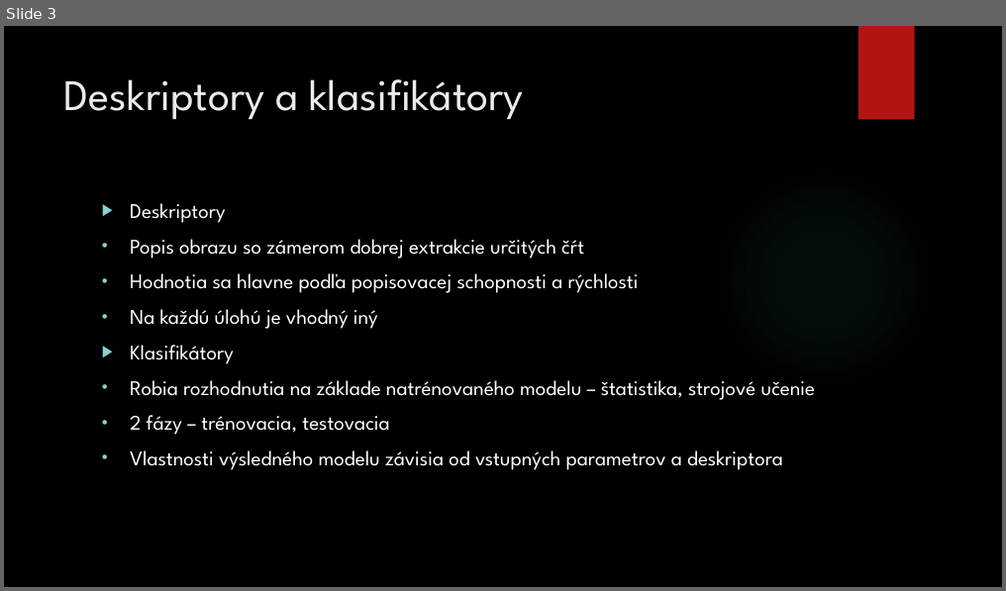
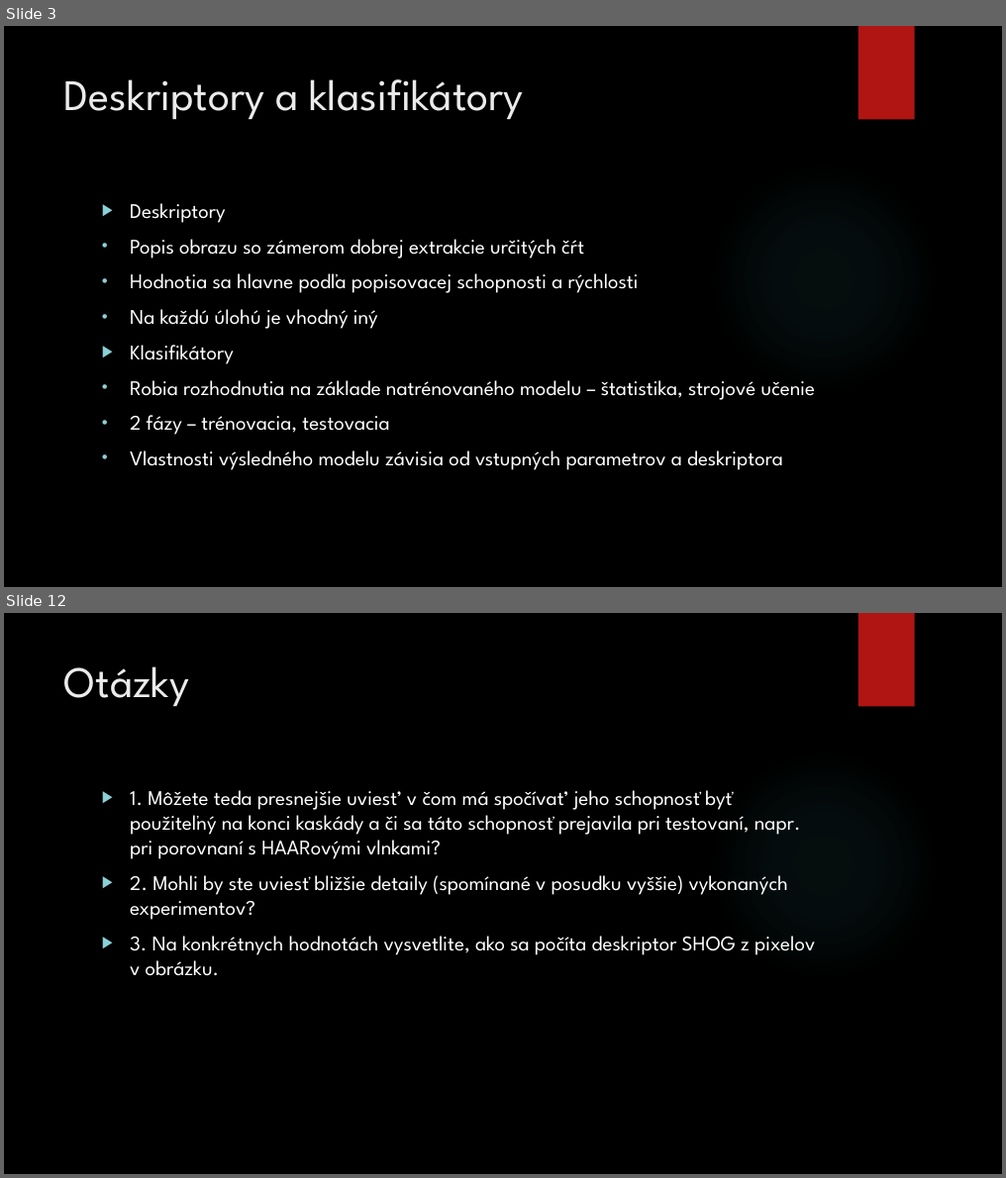
Before and after one commit to killerwife/IngProjekt, a slide deck: Diplomova Praca/PrezentaciaStatnice.pptx. Shown one above the other, each under a label of ours: slide 3 before the commit, slides 3 and 12 after it; the slides between them are not shown. The pictures are 1006x591 and 1006x1178 pixels, drawn with LibreOffice and Linux fonts; fonts in the diff are those of the drawing; background and template pictures are left out. Boxes give left, top, right and bottom in pixels: in the first picture for what was removed or moved away, otherwise in the second. Text is boxed around its words. In the diff, an @@ line names an element or a change of style, - is before the commit and + after.

```diff
--- a/Diplomova Praca/PrezentaciaStatnice.pptx
+++ b/Diplomova Praca/PrezentaciaStatnice.pptx
@@ slide 12 added at (x1=4, y1=613, x2=1002, y2=1174), background picture (left out); not listed: 2 template elements that a slide beside it also shows @@
@@ title added at (x1=64, y1=666, x2=189, y2=706), 42 pt, text #EBEBEB @@
+Otázky
@@ text added at (x1=130, y1=790, x2=815, y2=976), 20 pt, text #FFFFFF @@
+▶ 1. Môžete teda presnejšie uviest’ v čom má spočívat’ jeho schopnosť byť použiteľný na konci kaskády a či sa táto schopnosť prejavila pri testovaní, napr. pri porovnaní s HAARovými vlnkami?
+▶ 2. Mohli by ste uviesť bližšie detaily (spomínané v posudku vyššie) vykonaných experimentov?
+▶ 3. Na konkrétnych hodnotách vysvetlite, ako sa počíta deskriptor SHOG z pixelov v obrázku.
```
Also in this commit, not shown: 5 slides changed, 4 other slides added, 3 slides removed, 1 other file.
